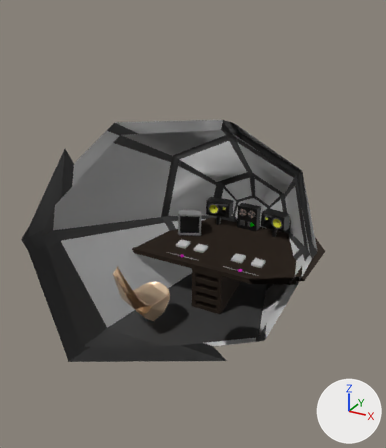
The FBX model Assets/Objects/SpaceStudio.fbx: old version first, new version second.
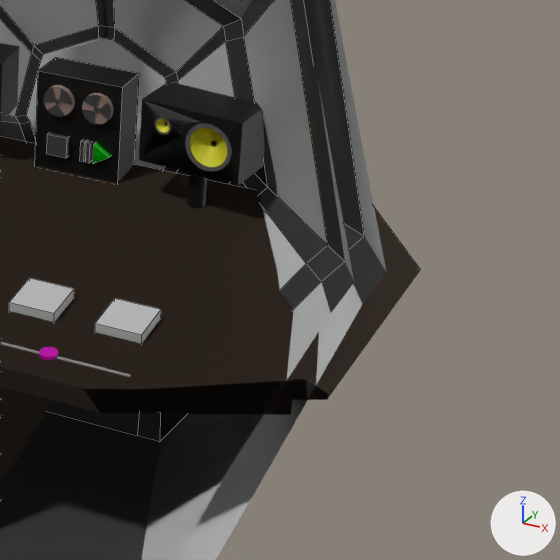
There are two pictures of each version: one from a 50 mm camera at (3.84, -9.59, 5.94) aimed at (-0.54, -1.64, 1.96), one close up on the part from 59% to 93% of the width and 42% to 71% of the height. The lights are fixed; the arrows at lower right show +X, +Y and +Z. The close-ups show mesh edges as thin lines. Everything nearer to the camera than a plane just in front of the edit is cut away. Where no turn or scale is listed for an object, it has been applied to the vertices.

The first close-up shows 'BoxLeft', 'BoxRight', 'ButtonGreenRight', 'ButtonRedRight', 'Kapsel', 'MixDesk', 'Mixer', 'Recorder', 'Tape1', 'Tape2'.
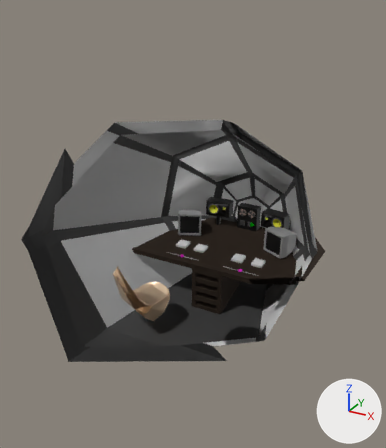
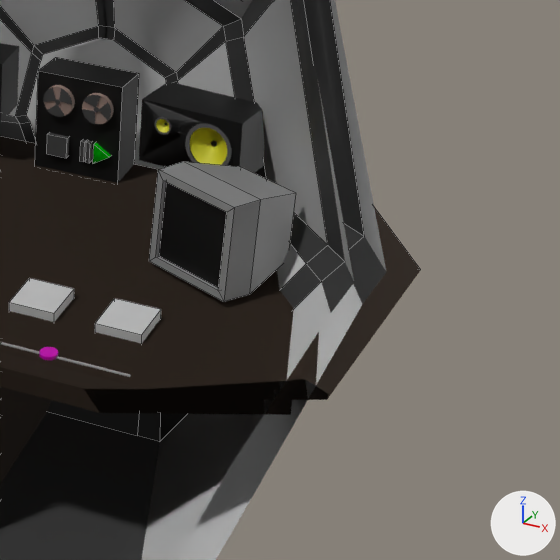
What differs and where, as boxes [x1, y1, x2, y2] in the close-ups (560 x 560 px):
'Cube.005', added: after [149, 162, 296, 302]
    faces in mat_pc (grey #9f9f9f): [149, 162, 296, 302]
    faces in mat_pcscreen (black #000000): [159, 183, 227, 288]

The edits, one by one:
Mesh me_cube_015 is new.
It has 20 vertices, 18 faces and spans x -0.301..0.246, y -0.294..0.277, z -0.218..0.225.
Faces by material slot: [17, 1].
It uses material mat_pc (grey #9f9f9f).
It uses material mat_pcscreen (black #000000).
Object 'Cube.005' (ob_cube_005) is new; it shows me_cube_015.
Its location is (0.95, -0.971, 1.678).
